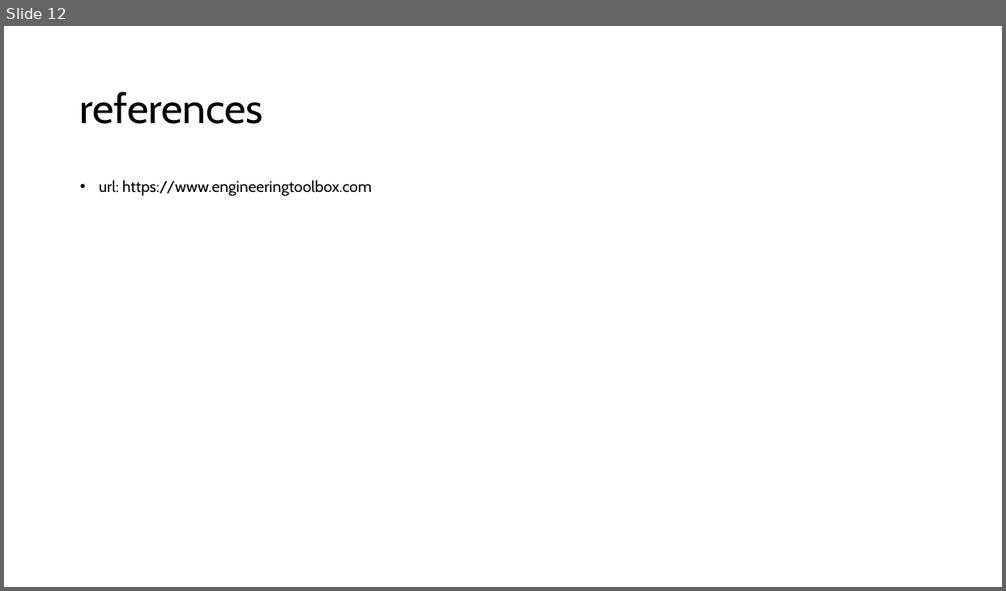
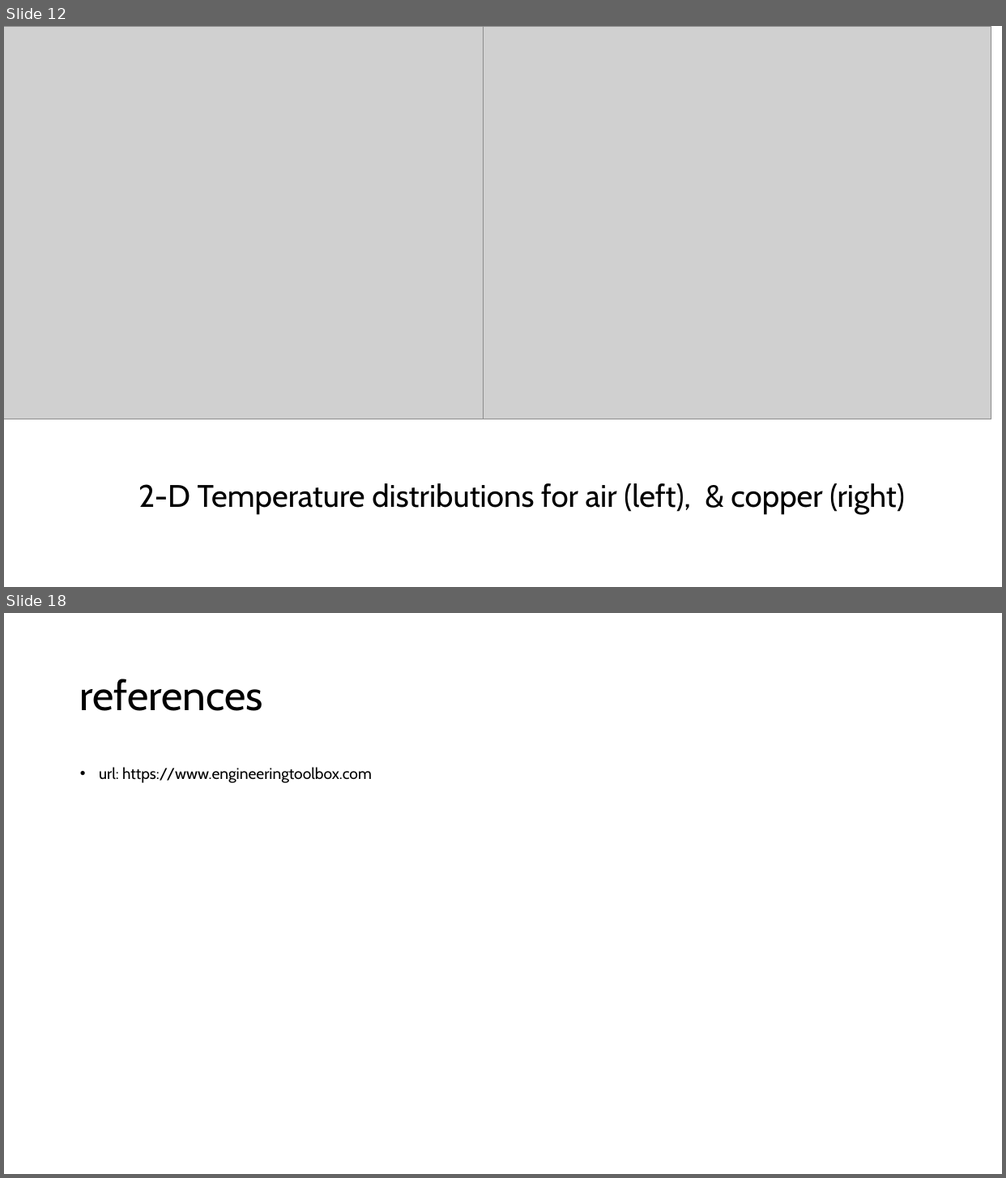
Before and after one commit to ASU-CompMethodsPhysics-PHY494/final-2018-494_heat_wizards, a slide deck: poster/poster_v1.1.pptx. Shown one above the other, each under a label of ours: slide 12 before the commit, slides 12 and 18 after it; the slides between them are not shown. The pictures are 1006x591 and 1006x1178 pixels, drawn with LibreOffice and Linux fonts; fonts in the diff are those of the drawing; grey boxes stand for pictures. Boxes give left, top, right and bottom in pixels: in the first picture for what was removed or moved away, otherwise in the second. Text is boxed around its words. In the diff, an @@ line names an element or a change of style, - is before the commit and + after.

```diff
--- a/poster/poster_v1.1.pptx
+++ b/poster/poster_v1.1.pptx
@@ slide 12 added at (x1=4, y1=26, x2=1002, y2=587), background #FFFFFF @@
@@ picture added at (x1=4, y1=26, x2=484, y2=420) @@
@@ picture added at (x1=484, y1=26, x2=991, y2=420) @@
@@ text added at (x1=138, y1=484, x2=904, y2=514), 30 pt, text #000000 @@
+2-D Temperature distributions for air (left), & copper (right)
@@ what was slide 12 is now slide 18 @@
```
Also in this commit, not shown: 7 slides changed, 6 other slides added, 2 slides removed, 2 other files.
